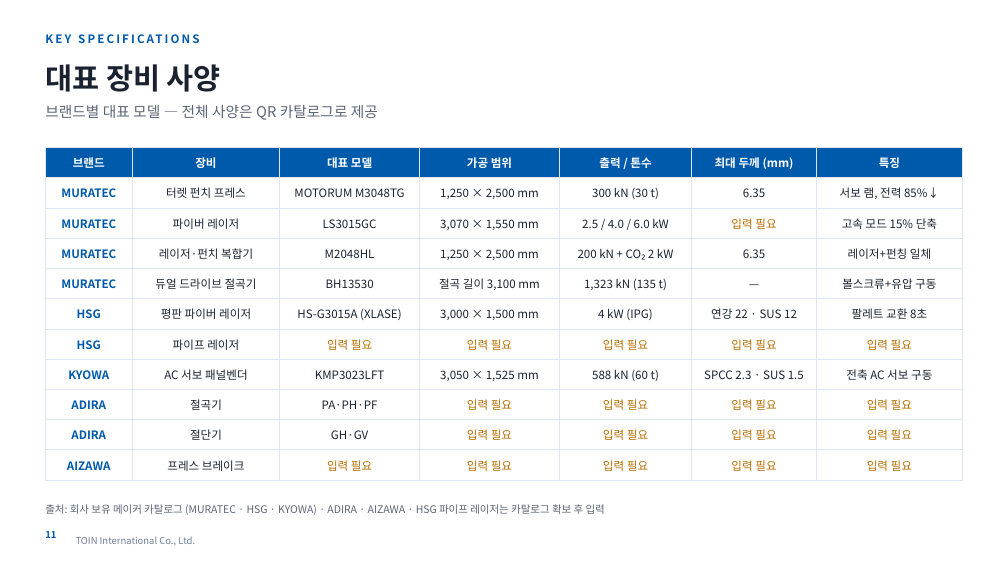
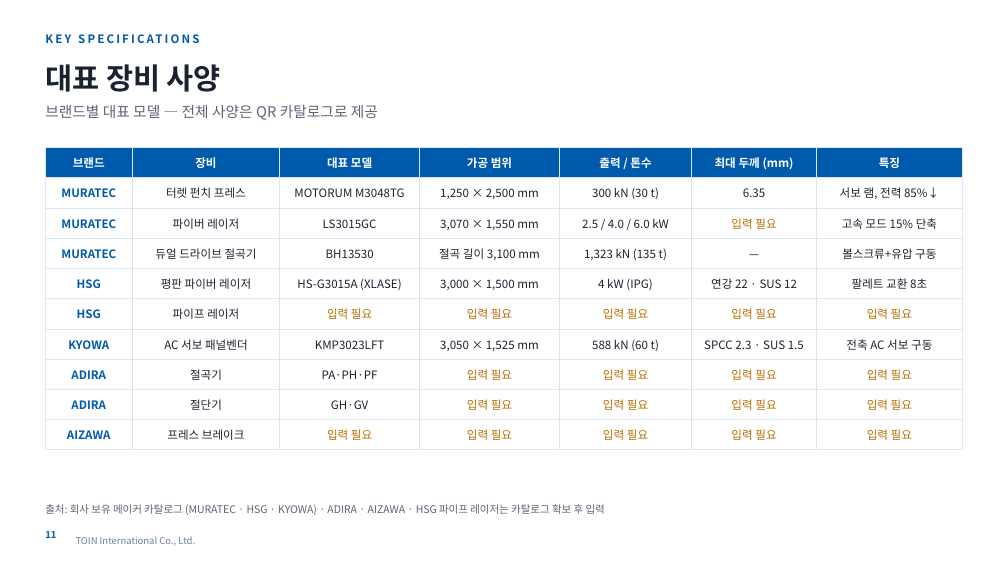
Before and after one commit to zeaus81/search, a slide deck: slide 11 of company_profile_2027/TOIN_회사소개서_2027_KR.pptx. Drawn at 1008x567 pixels with LibreOffice and Linux fonts; fonts in the diff are those of the drawing; background and template pictures are left out. Boxes give left, top, right and bottom in pixels: in the first picture for what was removed or moved away, otherwise in the second. Text is boxed around its words. In the diff, an @@ line names an element or a change of style, - is before the commit and + after.

```diff
--- a/company_profile_2027/TOIN_회사소개서_2027_KR.pptx
+++ b/company_profile_2027/TOIN_회사소개서_2027_KR.pptx
@@ table at (45,147,963,444) @@
-row 4: MURATEC | 레이저·펀치 복합기 | M2048HL | 1,250 × 2,500 mm | 200 kN + CO₂ 2 kW | 6.35 | 레이저+펀칭 일체
```
Also in this commit, not shown: 1 other slide changed, 1 other file.
